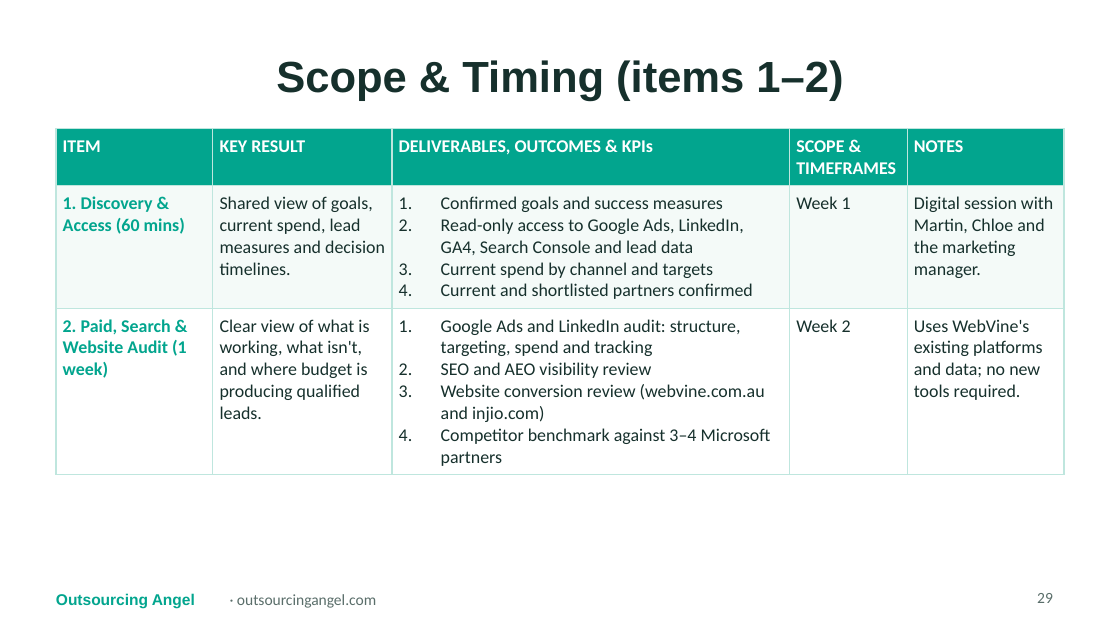
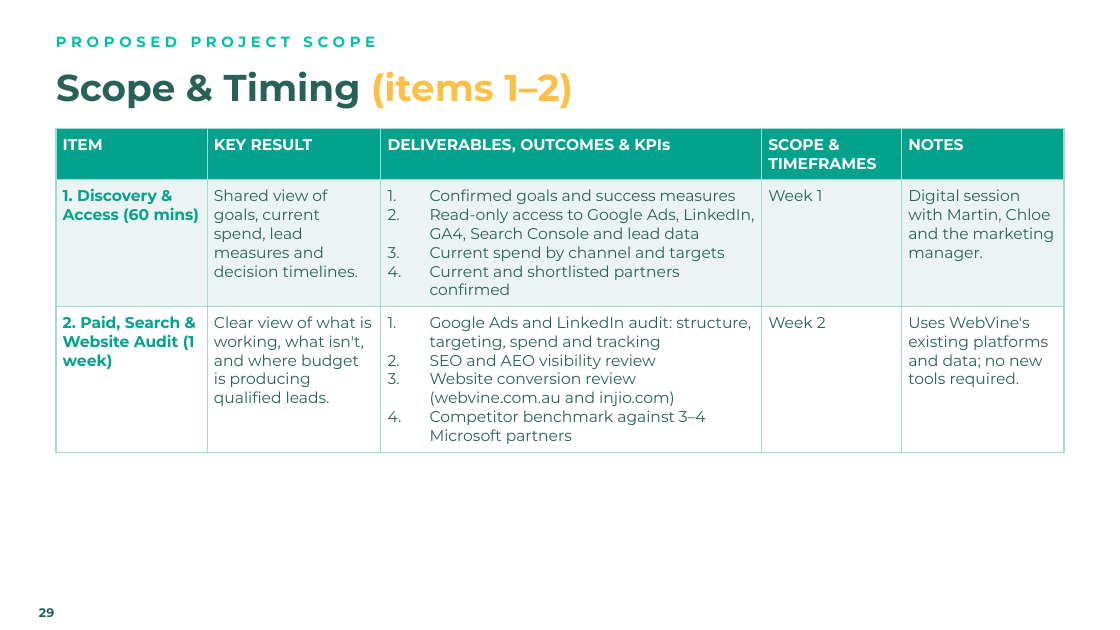
Before and after one commit to gail-gif/OA, a slide deck: slide 29 of WebVine_Marketing_Strategy_Review_Proposal_OA.pptx. Drawn at 1120x630 pixels with LibreOffice and Linux fonts; fonts in the diff are those of the drawing; background and template pictures are left out. Boxes give left, top, right and bottom in pixels: in the first picture for what was removed or moved away, otherwise in the second. Text is boxed around its words. In the diff, an @@ line names an element or a change of style, - is before the commit and + after.

```diff
--- a/WebVine_Marketing_Strategy_Review_Proposal_OA.pptx
+++ b/WebVine_Marketing_Strategy_Review_Proposal_OA.pptx
@@ title "Scope & Timing (items 1–2)": place and size @@
-title "Scope & Timing (items 1–2)" at <box>276,60,843,102</box>
+title "Scope & Timing (items 1–2)" at <box>56,71,573,109</box>
@@ title "Scope & Timing (items 1–2)" at <box>56,71,573,109</box>: size 28 to 24 pt, font Arial to Montserrat; text colour #16302C to #296158 in "Scope & Timing"; text colour #16302C to #FCC047 in "(items 1–2)"; alignment centre to left @@
@@ text added at <box>56,36,375,48</box>, 9.5 pt, text #02C0A6, bold @@
+PROPOSED PROJECT SCOPE
@@ table at <box>56,129,1064,448</box> @@
@@ fill #02A58E to #03A28C in row 1 @@
@@ fill #F4FAF8 to #EBF4F3 in row 2 @@
@@ size 11.5 to 10 pt, font Calibri to Montserrat @@
@@ text colour #02A58E to #03A28C in "1. Discovery & Access (60 mins)", "2. Paid, Search & Website Audit (1 ..." @@
@@ text colour #16302C to #296158 in "Shared view of goals, current spend, lead ...", "Confirmed goals and success measures", "Read-only access to Google Ads, LinkedIn, GA4, ...", "Current spend by channel and targets" and 10 more places @@
@@ borders changed @@
@@ page number: place and size @@
-page number at <box>1037,593,1053,603</box>
+page number at <box>39,608,54,617</box>
@@ page number at <box>39,608,54,617</box>: size 10 to 8 pt, font Calibri to Montserrat, text colour #5A6E6A to #296158, bold on; alignment right to left @@
@@ text removed at <box>56,593,195,608</box> @@
-Outsourcing Angel
@@ text at <box>237,594,376,608</box>: text changed; size 10 to 10.5 pt; font Calibri to Montserrat; text colour #5A6E6A to #FFFFFF; bold on @@
-· outsourcingangel.com
+outsourcingangel.com.au
```
Also in this commit, not shown: 34 other slides changed.
